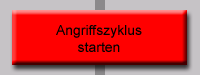
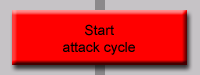
Two versions of the same layered image (w=200, h=75). Layer-by-layer changes:
renamed "Angriffszyklus starten" to "Start attack cycle", painted on it over left=56, top=24, right=142, bottom=55
